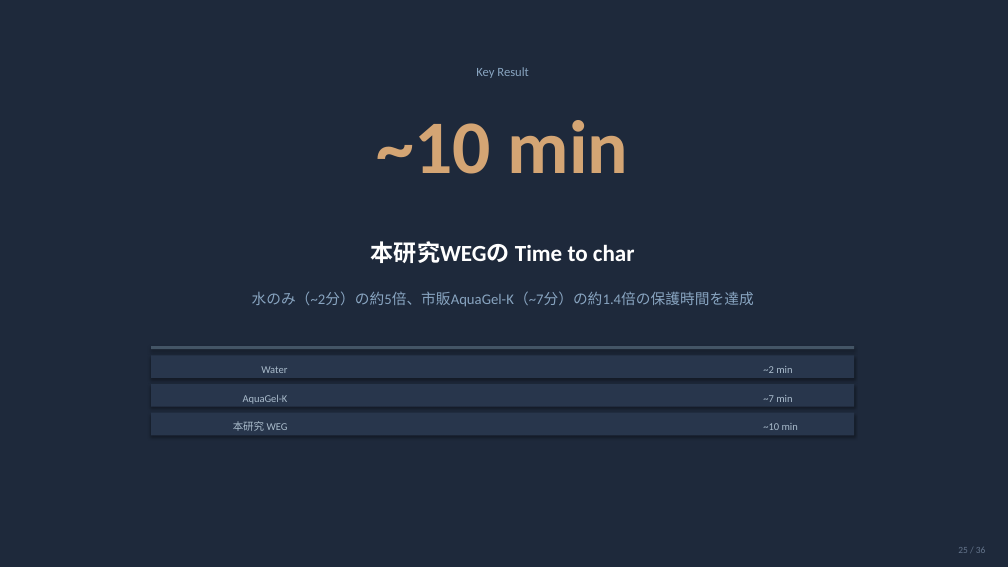
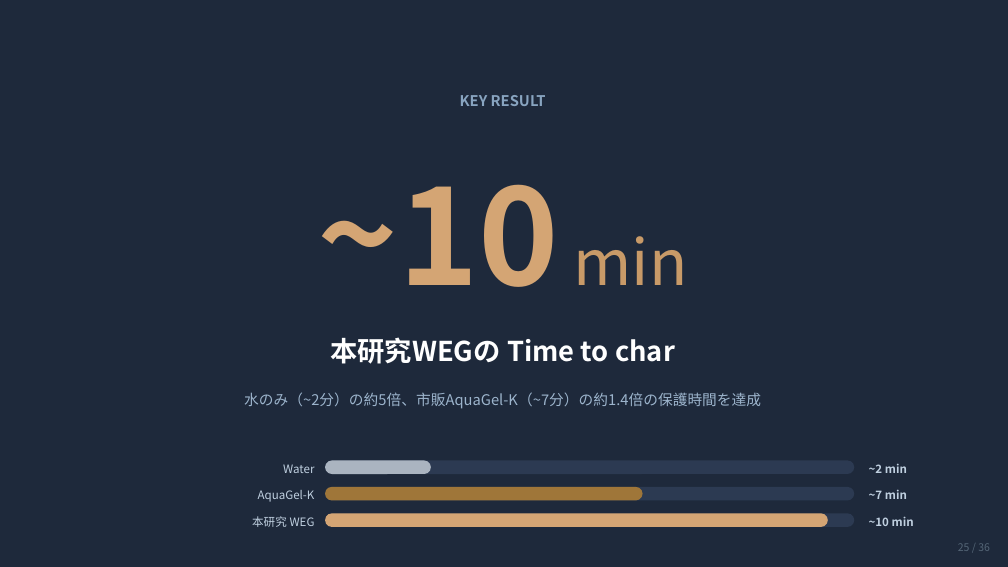
Before and after one commit to ytaisei0525-design/my-first-claude, a slide deck: slide 25 of slides.pptx. Drawn at 1008x567 pixels with LibreOffice and Linux fonts; fonts in the diff are those of the drawing. Boxes give left, top, right and bottom in pixels: in the first picture for what was removed or moved away, otherwise in the second. Text is boxed around its words. In the diff, an @@ line names an element or a change of style, - is before the commit and + after.

```diff
--- a/slides.pptx
+++ b/slides.pptx
@@ rectangle at bbox=[0, 0, 1008, 567]: shadow off @@
@@ text at bbox=[460, 95, 546, 106]: text changed; size 12 to 14 pt; font Calibri to Noto Sans CJK JP; bold on @@
-Key Result
+KEY RESULT
@@ text "~10 min": place and size @@
-text "~10 min" at bbox=[377, 120, 629, 174]
+text "~10 min" at bbox=[318, 184, 688, 287]
@@ text "~10 min" at bbox=[318, 184, 688, 287]: size 72 to 130 pt in "~10"; size 72 to 60 pt, text colour #D4A574 to #C89A68, bold off in "min"; font Calibri to Noto Sans CJK JP; vertical alignment top to middle @@
@@ text "本研究WEGの Time to char": place and size @@
-text "本研究WEGの Time to char" at bbox=[371, 241, 635, 263]
+text "本研究WEGの Time to char" at bbox=[330, 337, 675, 364]
@@ text "本研究WEGの Time to char" at bbox=[330, 337, 675, 364]: size 22 to 26 pt, font Calibri to Noto Sans CJK JP @@
@@ rectangle removed at bbox=[151, 346, 854, 349] @@
@@ rectangle removed at bbox=[151, 355, 854, 378] @@
@@ text "水のみ（~2分）の約5倍、市販AquaGel-K（~7分）の約1.4倍の保護時間を達成": place and size @@
-text "水のみ（~2分）の約5倍、市販AquaGel-K（~7分）の約1.4倍の保護時間を達成" at bbox=[252, 291, 754, 307]
+text "水のみ（~2分）の約5倍、市販AquaGel-K（~7分）の約1.4倍の保護時間を達成" at bbox=[244, 392, 761, 409]
@@ text "水のみ（~2分）の約5倍、市販AquaGel-K（~7分）の約1.4倍の保護時間を達成" at bbox=[244, 392, 761, 409]: font Calibri to Noto Sans CJK JP, text colour #88A4C0 to #9CB4CC @@
@@ rectangle removed at bbox=[151, 384, 854, 407] @@
@@ rectangle removed at bbox=[151, 413, 854, 436] @@
@@ size 10 to 11 pt, font Calibri to Noto Sans CJK JP, text colour #AABCCC to #C0D0E0; vertical alignment top to middle in 3 elements at bbox=[252, 516, 315, 527], bbox=[258, 490, 315, 502], bbox=[283, 464, 314, 473] @@
@@ text "Water": place and size @@
-text "Water" at bbox=[261, 366, 287, 373]
+text "Water" at bbox=[283, 464, 314, 473]
@@ rounded rectangle added at bbox=[325, 461, 854, 474], fill #2C3A52 @@
@@ rounded rectangle added at bbox=[325, 461, 431, 474], fill #AAB4C0 @@
@@ text "~2 min": place and size @@
-text "~2 min" at bbox=[763, 366, 792, 373]
+text "~2 min" at bbox=[869, 463, 907, 473]
@@ text "AquaGel-K": place and size @@
-text "AquaGel-K" at bbox=[243, 395, 288, 404]
+text "AquaGel-K" at bbox=[258, 490, 315, 502]
@@ rounded rectangle added at bbox=[325, 487, 854, 501], fill #2C3A52 @@
@@ rounded rectangle added at bbox=[325, 487, 643, 501], fill #9F7639 @@
@@ text "~7 min": place and size @@
-text "~7 min" at bbox=[763, 395, 792, 402]
+text "~7 min" at bbox=[869, 489, 907, 499]
@@ text "本研究 WEG": place and size @@
-text "本研究 WEG" at bbox=[233, 421, 288, 431]
+text "本研究 WEG" at bbox=[252, 516, 315, 527]
@@ rounded rectangle added at bbox=[325, 513, 854, 527], fill #2C3A52 @@
@@ rounded rectangle added at bbox=[325, 513, 828, 527], fill #D4A574 @@
@@ size 10 to 11 pt, font Calibri to Noto Sans CJK JP, text colour #AABCCC to #C0D0E0, bold on; vertical alignment top to middle in 3 elements at bbox=[869, 463, 907, 473], bbox=[869, 489, 907, 499], bbox=[869, 516, 914, 526] @@
@@ text "~10 min": place and size @@
-text "~10 min" at bbox=[763, 423, 798, 430]
+text "~10 min" at bbox=[869, 516, 914, 526]
@@ text "25 / 36" at bbox=[958, 543, 990, 551]: size 9 to 10 pt, font Calibri to Noto Sans CJK JP, text colour #64748B to #556677 @@
```
Also in this commit, not shown: 34 other slides changed, 1 slide added, 1 slide removed, 1 other file.
